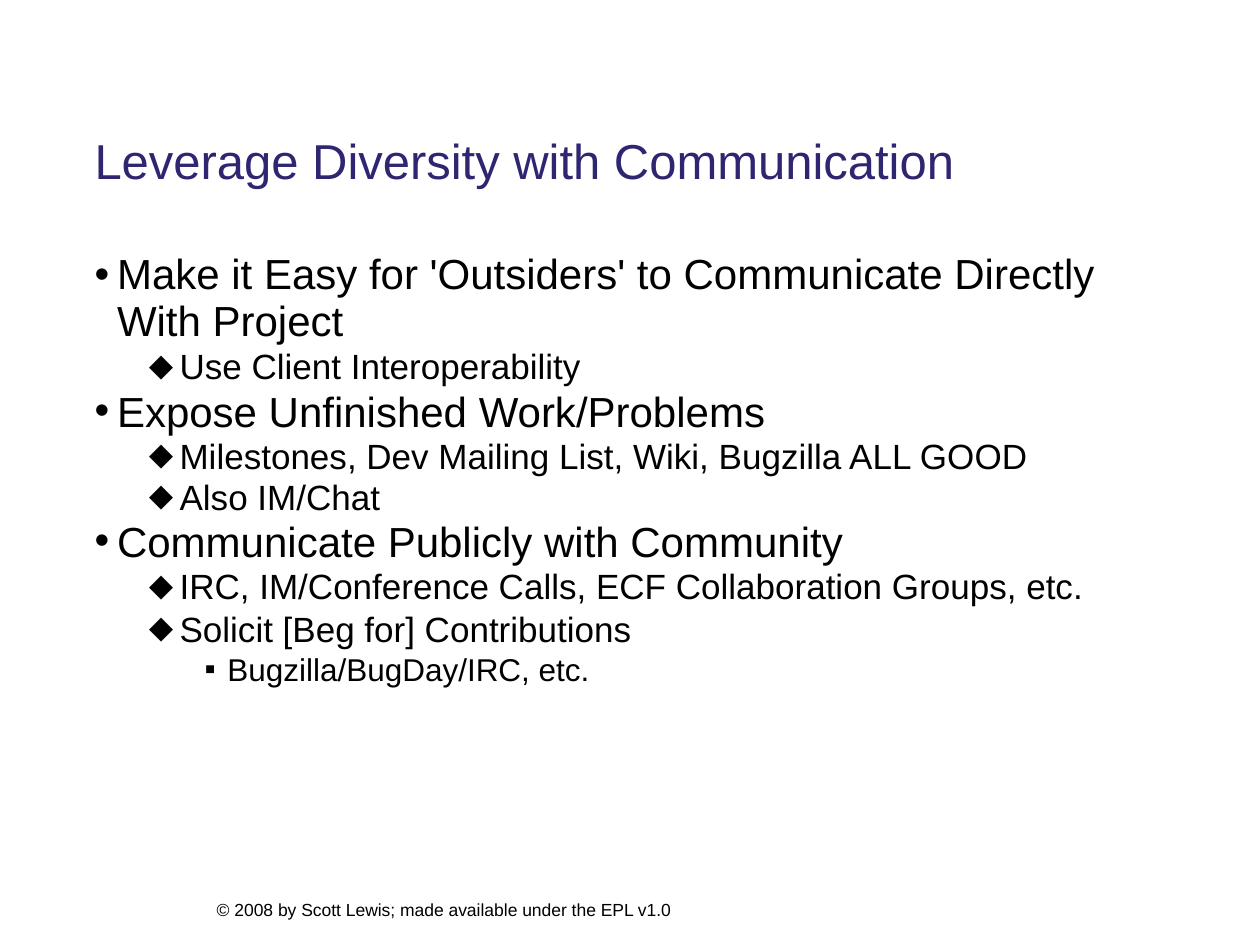
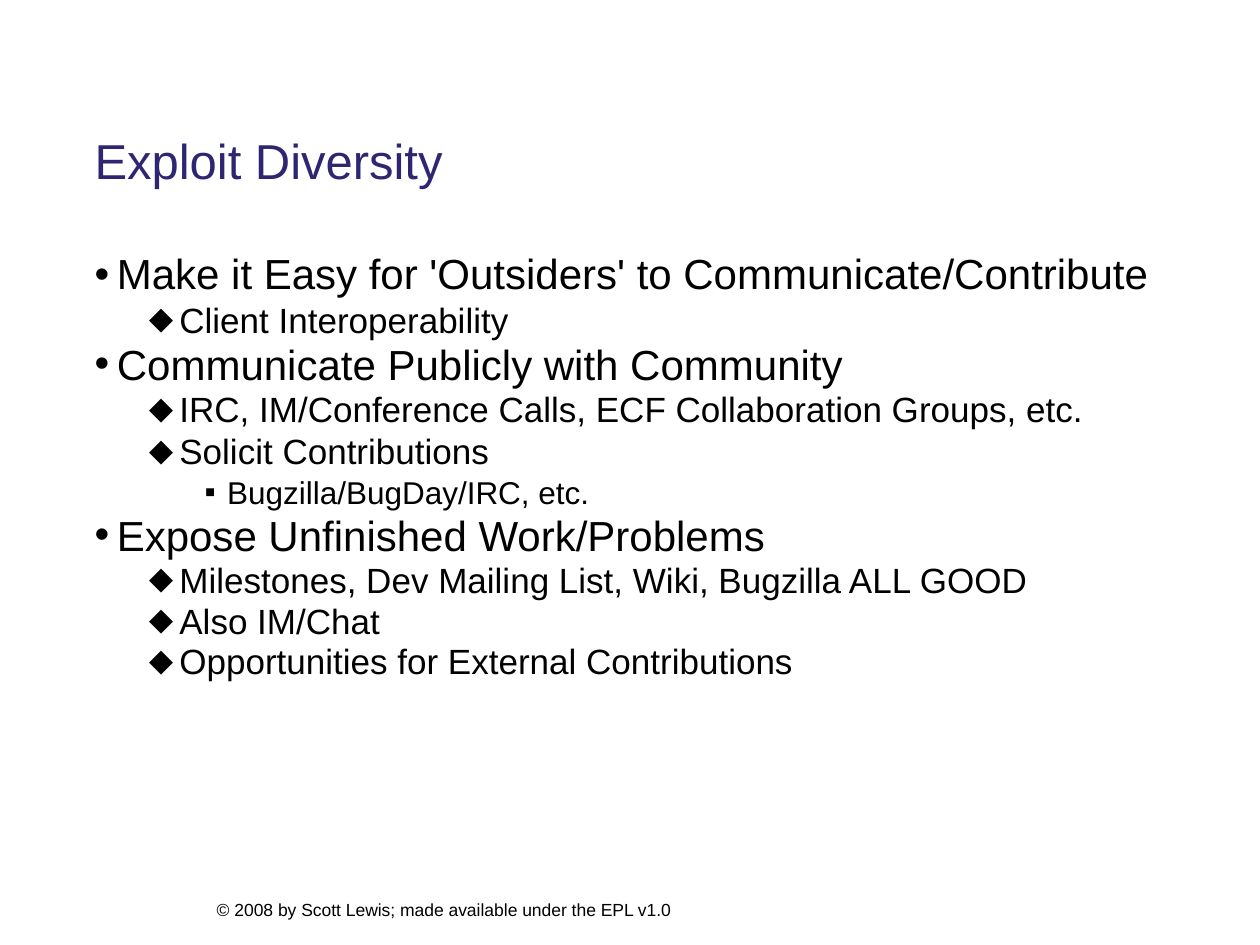
Before and after one commit to eclipse/ecf-website, a slide deck: slide 6 of presentations/eclipsecon2008/longtalk134/ecf_eclipsecon2008_134_DRAFT.ppt. Drawn at 1260x945 pixels with LibreOffice and Linux fonts; fonts in the diff are those of the drawing; background and template pictures are left out. Boxes give left, top, right and bottom in pixels: in the first picture for what was removed or moved away, otherwise in the second. Text is boxed around its words. In the diff, an @@ line names an element or a change of style, - is before the commit and + after.

```diff
--- a/presentations/eclipsecon2008/longtalk134/ecf_eclipsecon2008_134_DRAFT.ppt
+++ b/presentations/eclipsecon2008/longtalk134/ecf_eclipsecon2008_134_DRAFT.ppt
@@ title at <box>94,143,443,189</box>: text changed @@
-Leverage Diversity with Communication
+Exploit Diversity
@@ text at <box>117,258,1148,510</box>: text changed; size 24 to 20 pt @@
-• Make it Easy for 'Outsiders' to Communicate Directly With Project
-  ⬥ Use Client Interoperability
+• Make it Easy for 'Outsiders' to Communicate/Contribute
+  ⬥ Client Interoperability
+• Communicate Publicly with Community
+  ⬥ IRC, IM/Conference Calls, ECF Collaboration Groups, etc.
+  ⬥ Solicit Contributions
+    ▪ Bugzilla/BugDay/IRC, etc.
@@ text at <box>179,567,1027,635</box>: indent changed @@
@@ text at <box>179,648,792,681</box>: text changed @@
-• Communicate Publicly with Community
-  ⬥ IRC, IM/Conference Calls, ECF Collaboration Groups, etc.
-  ⬥ Solicit [Beg for] Contributions
-    ▪ Bugzilla/BugDay/IRC, etc.
+  ⬥ Opportunities for External Contributions
```
Also in this commit, not shown: 18 other slides changed, 1 slide removed, 2 other files.
